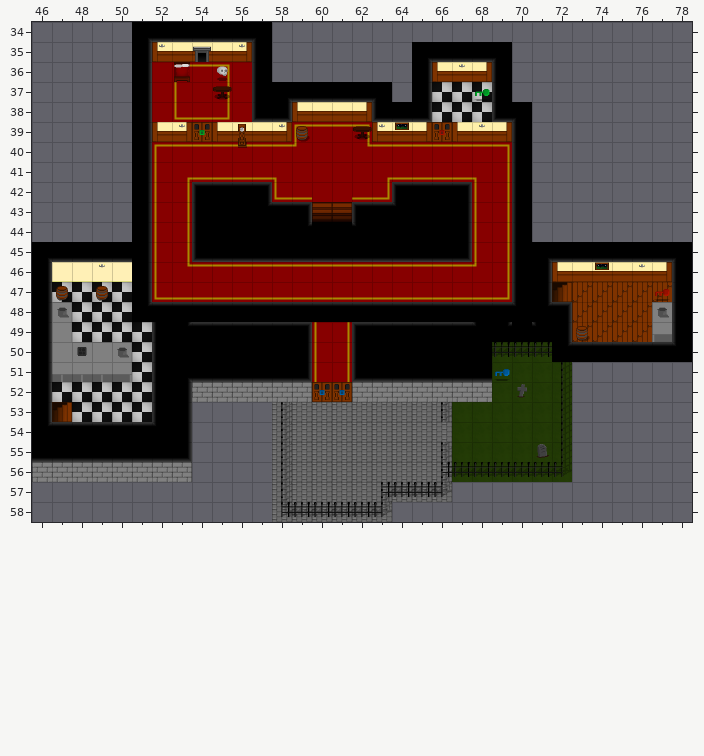
Tiled map (JSON) -- data/maps/test4.json. The first picture shows the starting point.
Cells are 32x32 px. Shown: x 46..78, y 34..58.
After the commit:
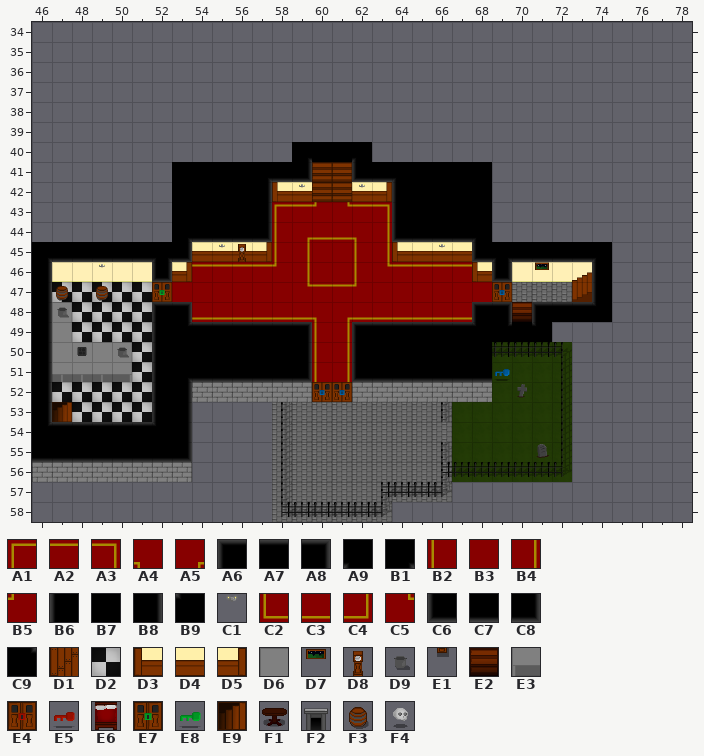
Key: from "baseTiles": A1 0, A2 1, A3 2, A4 3, A5 4, A6 5, A7 6, A8 7, A9 8, B1 9, B2 20, B3 21, B4 22, B5 23, B6 25, B7 26, B8 27, B9 28, C1 29, C2 40, C3 41, C4 42, C5 43, C6 45, C7 46, C8 47, C9 48, D1 63, D2 64, D3 80, D4 81, D5 82, D6 83, D7 88, D8 100, D9 102, E1 120, E2 122 "stairs", E3 123, E4 142 "door", E5 143 "key_red", E6 148, E7 162 "door", E8 163 "key_green", E9 181 "stairs", F1 182, F2 183, F3 184, F4 185 "skull".
__ is an empty cell, .. an unchanged one.
Objects are placed by their top-left corner, in cells (3,4 is the top-left corner of cell 3,4); size is 1x1 cell unless given.
From old to new:
--- layer "First Floor/Tile Layer" (now hidden)
@@ x 51..78 @@
-34 B1 C7 C7 C7 C7 C7 A9 .. .. .. .. .. .. .. .. .. .. .. .. .. .. .. .. .. .. .. .. ..
-35 B8 D3 D4 D4 D4 D5 B6 .. .. .. .. .. .. .. B1 C7 C7 C7 A9 .. .. .. .. .. .. .. .. ..
-36 B8 B3 A1 A2 A3 B3 B6 .. .. .. .. .. .. .. B8 D3 D4 D5 B6 .. .. .. .. .. .. .. .. ..
-37 B8 B3 B2 B3 B4 B3 B6 B1 C7 C7 C7 C7 A9 .. B8 D2 D2 D2 B6 .. .. .. .. .. .. .. .. ..
-38 B8 B3 C2 C3 C4 B3 C6 C8 D3 D4 D4 D5 C6 C7 C8 D2 D2 D2 C6 A9 .. .. .. .. .. .. .. ..
-39 B8 D3 D5 B3 D3 D4 D4 D5 A1 A2 A2 A3 D3 D4 D5 D2 D3 D4 D5 B6 .. .. .. .. .. .. .. ..
-40 B8 A1 A2 A2 A2 A2 A2 A2 B5 B3 B3 C5 A2 A2 A2 A2 A2 A2 A3 B6 .. .. .. .. .. .. .. ..
-41 B8 B2 A5 C3 C3 C3 C3 A4 B3 B3 B3 B3 A5 C3 C3 C3 C3 A4 B4 B6 .. .. .. .. .. .. .. ..
-42 B8 B2 B4 A6 A7 A7 A8 C2 C3 B3 B3 C3 C4 A6 A7 A7 A8 B2 B4 B6 .. .. .. .. .. .. .. ..
-43 B8 B2 B4 B6 .. .. C9 A7 A8 B3 B3 A6 A7 B9 .. .. B8 B2 B4 B6 .. .. .. .. .. .. .. ..
-44 B8 B2 B4 B6 B7 B7 B7 B7 C9 B7 B7 B9 B7 B7 B7 B7 B8 B2 B4 B6 .. .. .. .. .. .. .. ..
-45 B8 B2 B4 C6 C7 C7 C7 C7 C7 C7 C7 C7 C7 C7 C7 C7 C8 B2 B4 B6 B1 .. .. C7 C7 C7 C7 A9
-46 B8 B2 C5 .. .. .. .. A2 A2 A2 A2 A2 A2 .. .. .. .. B5 B4 B6 B8 D3 D4 D4 D4 D4 D5 B6
-47 B8 C2 C3 C3 C3 C3 C3 C3 C3 C3 C3 C3 C3 C3 C3 C3 C3 C3 C4 B6 B8 D1 D1 D1 D1 D1 D1 B6
-48 C9 A7 A7 A7 A7 A7 A7 A7 A7 A7 A7 A7 A7 A7 A7 A7 A7 A7 A7 B9 C9 A8 D1 D1 D1 D1 D6 B6
-49 .. .. .. .. .. .. .. .. .. .. .. .. .. .. .. .. .. .. .. .. .. B8 D1 D1 D1 D1 E3 B6
-50 .. .. .. .. .. .. .. .. .. .. .. .. .. .. .. .. .. .. .. .. .. C9 A7 A7 A7 A7 A7 B9
+34 __ __ __ __ __ __ __ .. .. .. .. .. .. .. .. .. .. .. .. .. .. .. .. .. .. .. .. ..
+35 __ __ __ __ __ __ __ .. .. .. .. .. .. .. __ __ __ __ __ .. .. .. .. .. .. .. .. ..
+36 __ __ __ __ __ __ __ .. .. .. .. .. .. .. __ __ __ __ __ .. .. .. .. .. .. .. .. ..
+37 __ __ __ __ __ __ __ __ __ __ __ __ __ .. __ __ __ __ __ .. .. .. .. .. .. .. .. ..
+38 __ __ __ __ __ __ __ __ __ __ __ __ __ __ __ __ __ __ __ __ .. .. .. .. .. .. .. ..
+39 __ __ __ __ __ __ __ __ __ __ __ __ __ __ __ __ __ __ __ __ .. .. .. .. .. .. .. ..
+40 __ __ __ __ __ __ __ __ __ __ __ __ __ __ __ __ __ __ __ __ .. .. .. .. .. .. .. ..
+41 __ __ __ __ __ __ __ __ __ __ __ __ __ __ __ __ __ __ __ __ .. .. .. .. .. .. .. ..
+42 __ __ __ __ __ __ __ __ __ __ __ __ __ __ __ __ __ __ __ __ .. .. .. .. .. .. .. ..
+43 __ __ __ __ .. .. __ __ __ __ __ __ __ __ .. .. __ __ __ __ .. .. .. .. .. .. .. ..
+44 __ __ __ __ __ __ __ __ __ __ __ __ __ __ __ __ __ __ __ __ .. .. .. .. .. .. .. ..
+45 __ __ __ __ __ __ __ __ __ __ __ __ __ __ __ __ __ __ __ __ __ .. .. __ __ __ __ __
+46 __ __ __ .. .. .. .. __ __ __ __ __ __ .. .. .. .. __ __ __ __ __ __ __ __ __ __ __
+47 __ __ __ __ __ __ __ __ __ __ __ __ __ __ __ __ __ __ __ __ __ __ __ __ __ __ __ __
+48 __ __ __ __ __ __ __ __ __ __ __ __ __ __ __ __ __ __ __ __ __ __ __ __ __ __ __ __
+49 .. .. .. .. .. .. .. .. .. .. .. .. .. .. .. .. .. .. .. .. .. __ __ __ __ __ __ __
+50 .. .. .. .. .. .. .. .. .. .. .. .. .. .. .. .. .. .. .. .. .. __ __ __ __ __ __ __
--- layer "First Floor/Object Layer" (now hidden)
-C1 at 52,35
-C1 at 56,35
-F2 at 54,35
-C1 at 67,36
-F4 "skull" at 55,36
-E6 at 53,36
-E8 "key_green" at 68,37
-F1 at 55,37
-D8 at 56,39
-E4 "door" at 66,39
-E7 "door" at 54,39
-D7 at 64,39
-C1 at 58,39
-C1 at 63,39
-C1 at 68,39
-C1 at 53,39
-F1 at 62,39
-F3 at 59,39
-E1 at 56,40
-E2 "stairs" at 60,43
-E2 "stairs" at 61,43
-D7 at 74,46
-C1 at 76,46
-E9 "stairs" at 72,47
-E5 "key_red" at 77,47
-D9 at 77,48
-F3 at 73,49
Pixel boxes of the changes (left, top, right, bottom) in both pictures:
removed: (132, 22, 692, 362)
